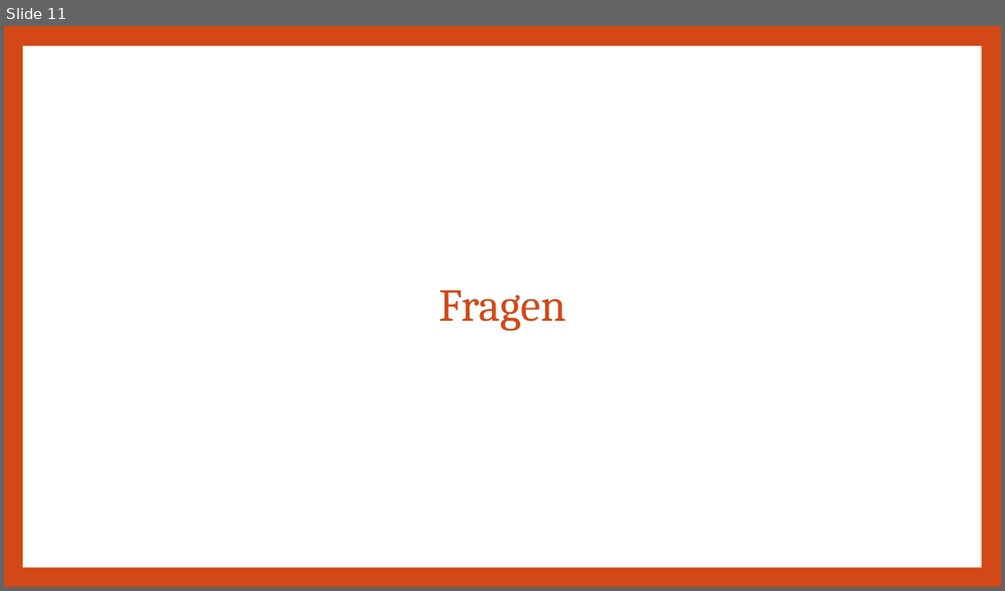
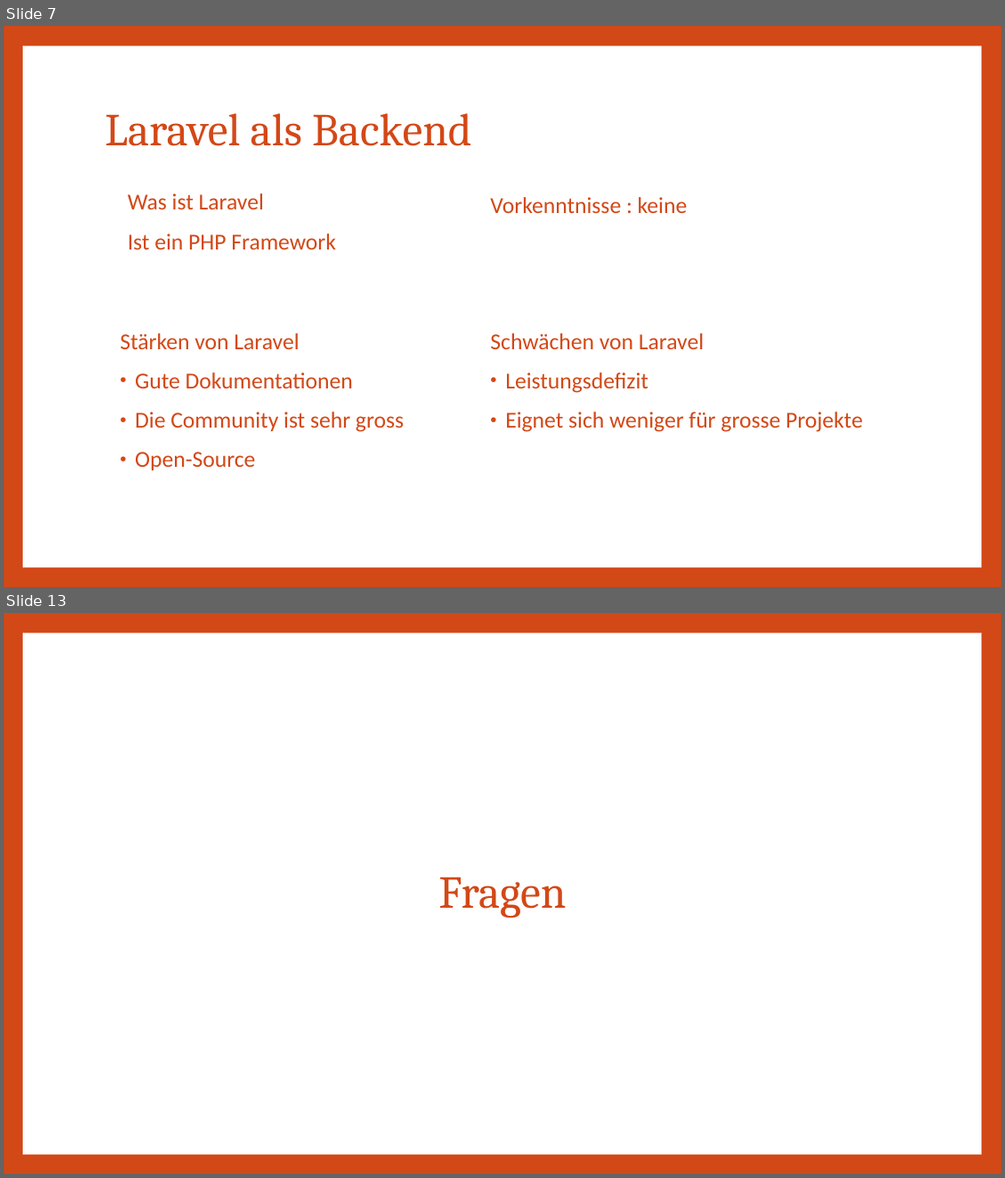
Before and after one commit to Lio396/AbgabeDossierProjekt, a slide deck: 04_Präsentation/VueJS_Laravel_website.pptx. Shown one above the other, each under a label of ours: slide 11 before the commit, slides 7 and 13 after it; the slides between them are not shown. The pictures are 1005x591 and 1005x1178 pixels, drawn with LibreOffice and Linux fonts; fonts in the diff are those of the drawing. Boxes give left, top, right and bottom in pixels: in the first picture for what was removed or moved away, otherwise in the second. Text is boxed around its words. In the diff, an @@ line names an element or a change of style, - is before the commit and + after.

Commit message:
Projekt12

```diff
--- a/04_Präsentation/VueJS_Laravel_website.pptx
+++ b/04_Präsentation/VueJS_Laravel_website.pptx
@@ slide 7 added at <box>4,26,1001,587</box>, background #D34817; not listed: 1 template element that a slide beside it also shows @@
@@ title added at <box>105,113,471,146</box>, 44 pt, text #D34817 @@
+Laravel als Backend
@@ text added at <box>128,193,336,249</box>, 22 pt, text #D34817 @@
+Was ist Laravel
+Ist ein PHP Framework
@@ text added at <box>490,197,688,213</box>, 22 pt, text #D34817 @@
+Vorkenntnisse : keine
@@ text added at <box>120,333,404,470</box>, 22 pt, text #D34817 @@
+Stärken von Laravel
+• Gute Dokumentationen
+• Die Community ist sehr gross
+• Open-Source
@@ text added at <box>490,333,863,432</box>, 22 pt, text #D34817 @@
+Schwächen von Laravel
+• Leistungsdefizit
+• Eignet sich weniger für grosse Projekte
@@ what was slide 11 is now slide 13 @@
```
Also in this commit, not shown: 8 slides changed, 4 other slides added, 2 slides removed, 4 other files.
